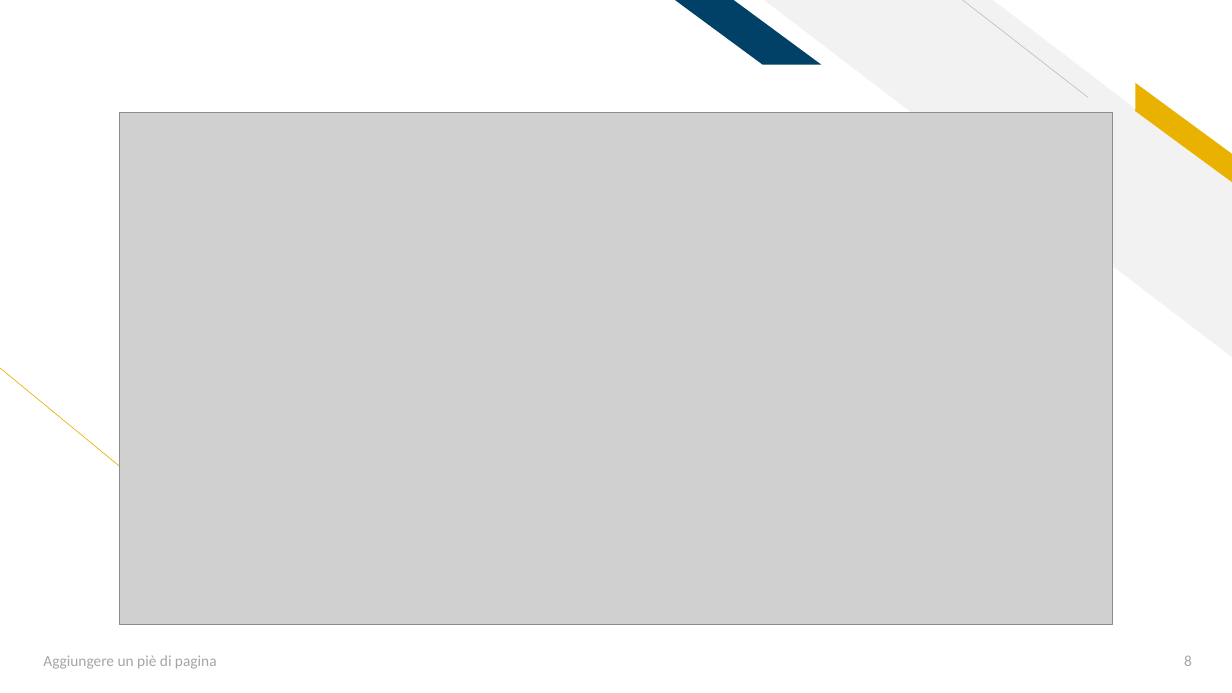
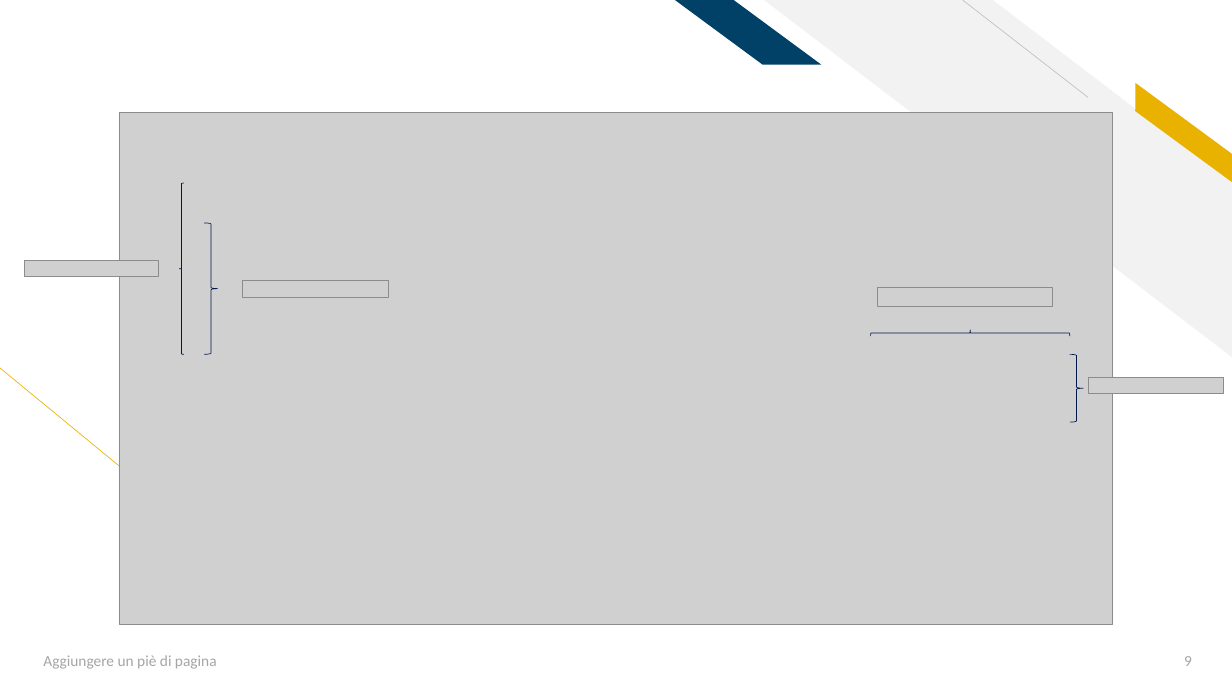
Before and after one commit to AleFire99/AES-git-repo, a slide deck: slide 9 of Aes_Project_2021_2022 Fire.pptx (slide 8 before the commit). Drawn at 1232x693 pixels with LibreOffice and Linux fonts; fonts in the diff are those of the drawing; grey boxes stand for pictures. Boxes give left, top, right and bottom in pixels: in the first picture for what was removed or moved away, otherwise in the second. Text is boxed around its words. In the diff, an @@ line names an element or a change of style, - is before the commit and + after.

```diff
--- a/Aes_Project_2021_2022 Fire.pptx
+++ b/Aes_Project_2021_2022 Fire.pptx
@@ left brace added at <box>179,183,184,354</box>, outline #00194C 0.5 pt @@
@@ right brace added at <box>204,223,218,354</box>, outline #00194C 0.5 pt @@
@@ picture added at <box>24,261,158,276</box> @@
@@ picture added at <box>242,280,388,298</box> @@
@@ picture added at <box>878,287,1054,306</box> @@
@@ left brace added at <box>870,330,1070,337</box>, outline #00194C 0.5 pt @@
@@ right brace added at <box>1070,354,1084,421</box>, outline #00194C 0.5 pt @@
@@ picture added at <box>1089,377,1225,393</box> @@
@@ page number at <box>1184,656,1192,666</box>: text changed @@
-8
+9
```
Also in this commit, not shown: 4 other slides changed, 1 slide added, 1 other file.
